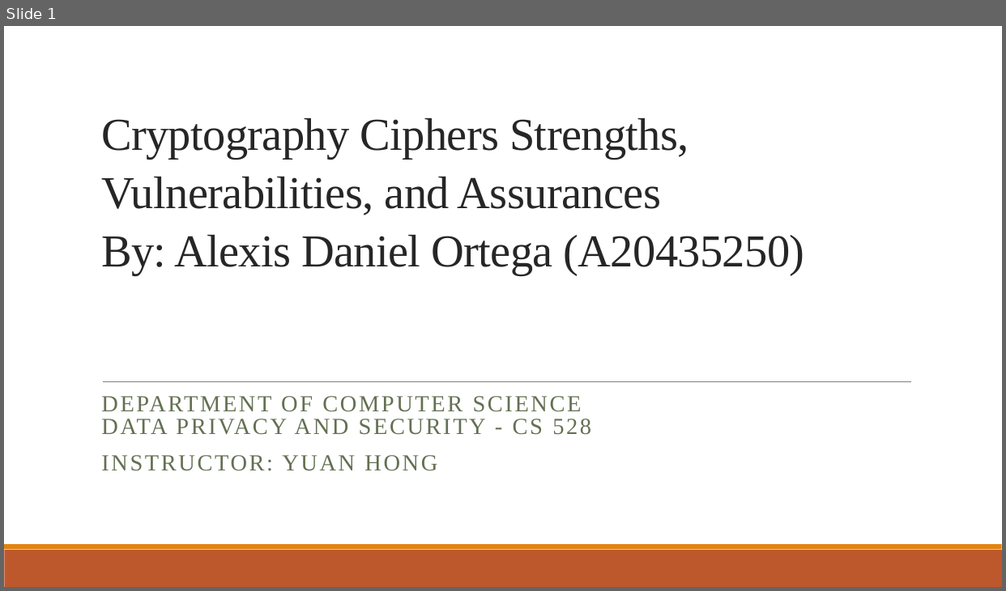
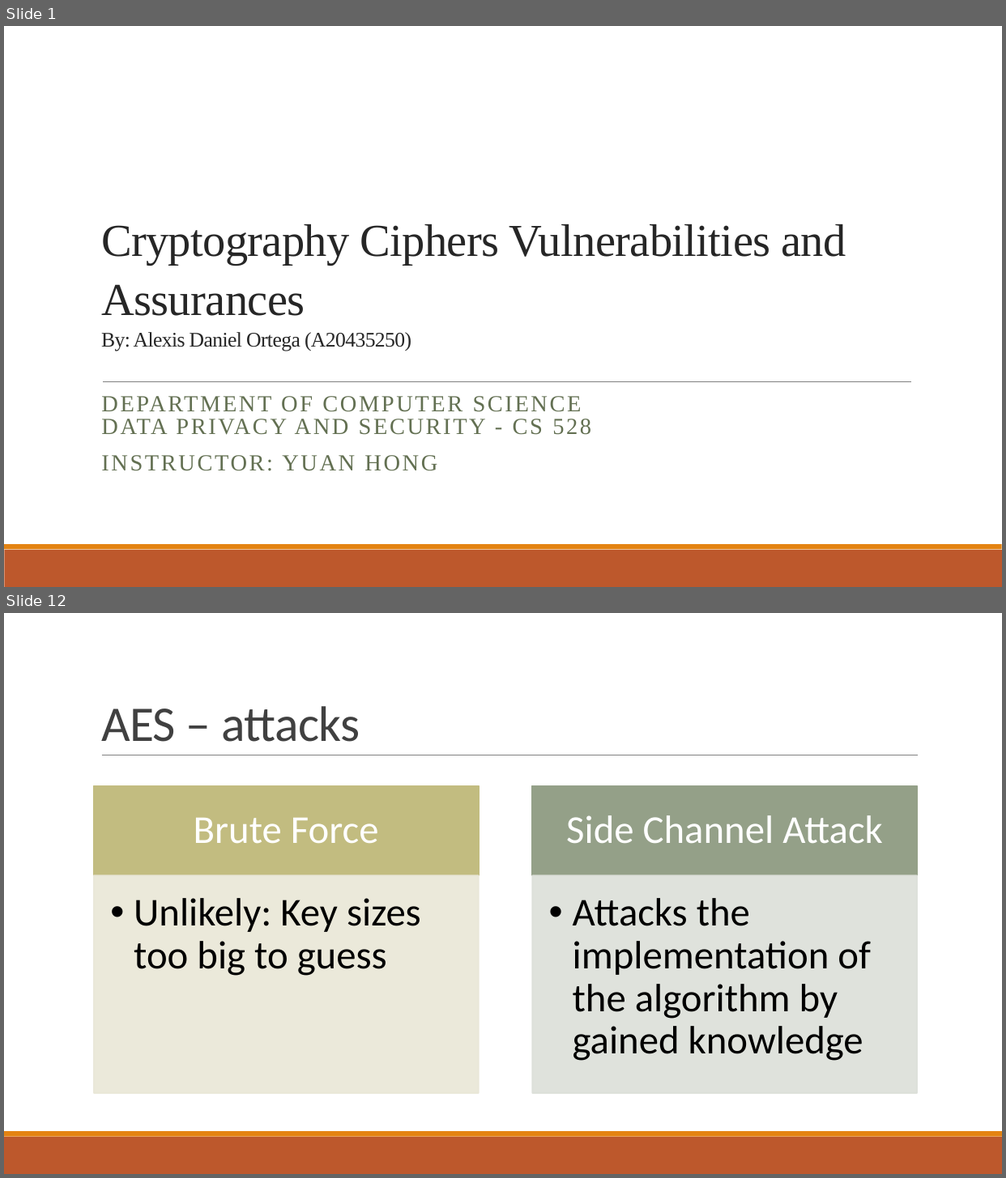
Before and after one commit to AFA20SCM50O/CS528, a slide deck: Documentation/Demo.pptx. Shown one above the other, each under a label of ours: slide 1 before the commit, slides 1 and 12 after it; the slides between them are not shown. The pictures are 1006x591 and 1006x1178 pixels, drawn with LibreOffice and Linux fonts; fonts in the diff are those of the drawing. Boxes give left, top, right and bottom in pixels: in the first picture for what was removed or moved away, otherwise in the second. Text is boxed around its words. In the diff, an @@ line names an element or a change of style, - is before the commit and + after.

```diff
--- a/Documentation/Demo.pptx
+++ b/Documentation/Demo.pptx
@@ slide 12 added at (x1=4, y1=613, x2=1002, y2=1174), background #FFFFFF; not listed: 2 template elements that a slide beside it also shows @@
@@ title added at (x1=101, y1=706, x2=360, y2=742), 48 pt, text #404040 @@
+AES – attacks
@@ line added from (102, 756) to (918, 756), #808080 0.5 pt @@
@@ group added at (x1=94, y1=786, x2=918, y2=1093): 4 rectangles, 4 texts @@
+Brute Force
+  • Unlikely: Key sizes too big to guess
+Side Channel Attack
+  • Attacks the implementation of the algorithm by gained knowledge
@@ slide 1 changed as well @@
@@ title at (x1=101, y1=224, x2=846, y2=352): text changed @@
-Cryptography Ciphers Strengths, Vulnerabilities, and Assurances
-By: Alexis Daniel Ortega (A20435250)
+Cryptography Ciphers Vulnerabilities and Assurances
+By: Alexis Daniel Ortega (A20435250)
```
Also in this commit, not shown: 15 other slides added, 1 slide removed, 7 other files.
